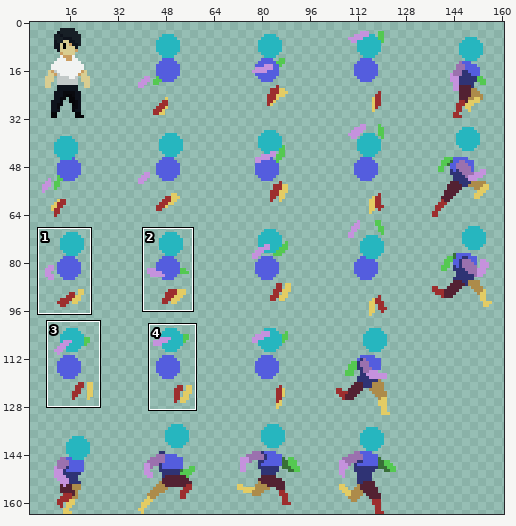
Sprite sheet: assets/Animations/Player_Atlas.png. The picture above shows the old version from afar; the outline marks the close-up.
Close-up. Before the edit:
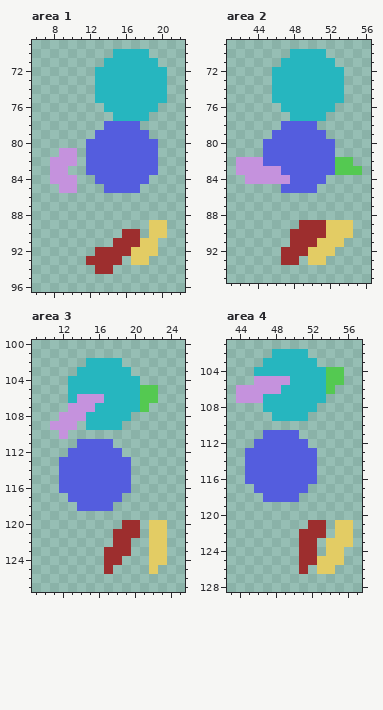
The file is 164x164 pixels. Pixels under 10% opacity are left out. Shown: area 1: x 6..22, y 69..96; area 2: x 41..56, y 69..95; area 3: x 9..25, y 100..127; area 4: x 43..57, y 101..128. The wide view leaves out empty margins. The commit also changed other parts of the picture, which this record leaves out.
The same view after the edit:
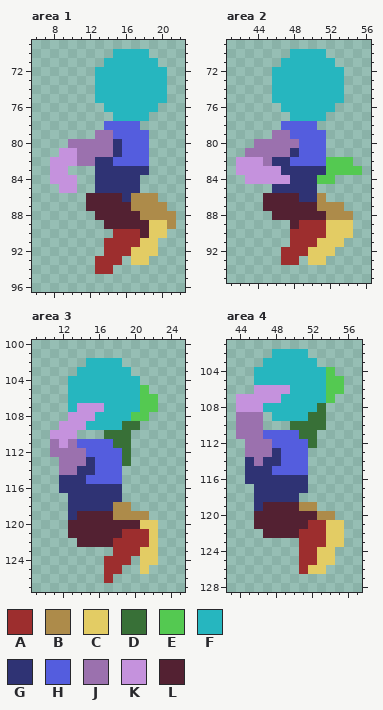
Palette (. is transparent): A #9d2e2e  B #ad8b4a  C #e3cc64  D #387037  E #54c951  F #26b6bf  G #2f3374  H #545dde  J #9b71ae  K #c592dd  L #532132
Diff:
Area 1:
y 79: x 13..14 HH -> JJ
y 80: x 10..15 ..HHHH -> JJJJJG; x 19 H -> .
y 81: x 11..15 .HHHH -> JJJJG; x 19 H -> .
y 82: x 11..14 .HHH -> JJGG; x 19 H -> .
y 83: x 12..19 HHHHHHHH -> .GGGGGG.
y 84: x 13..18 HHHHHH -> GGGGG.
y 85: x 13..17 .HHHH -> GGGGG
y 86: x 12..19 ........ -> LLLLGBBB
y 87: x 12..20 ......... -> LLLLLBBBB
y 88: x 13..21 ......... -> LLLLLBBBB
y 89: x 14..18 ..... -> LLLLL; x 21 . -> B
y 90: x 15 . -> A; x 18 . -> L
y 91: x 14 . -> A
y 92: x 13 A -> .
y 93: x 12 A -> .
Area 2:
y 79: x 46..47 HH -> JJ
y 80: x 44..48 .HHHH -> JJJJJ; x 52 H -> .
y 81: x 43..48 ..HHHH -> JJJJJG; x 52 H -> .
y 82: x 45..47 HHH -> JGG; x 52 H -> E
y 83: x 47..52 HHHHHH -> GGGGGE
y 84: x 48..52 HHHH. -> GGGEE
y 85: x 46..50 .HHHH -> GGGGG
y 86: x 45..51 ....... -> LLLLGGB
y 87: x 45..53 ......... -> LLLLLLBBB
y 88: x 46..54 ......... -> LLLLLLBBB
y 89: x 48 . -> L
Area 3:
y 105: x 22 E -> .
y 106: x 14..16 KKK -> FFF
y 107: x 13 K -> F; x 16 F -> K; x 22 . -> E
y 108: x 12 K -> .; x 15 F -> K; x 20..21 .. -> EE
y 109: x 11 K -> .; x 14 . -> K; x 19..20 .. -> DD
y 110: x 11 . -> K; x 13 . -> K; x 17..19 ... -> DDD
y 111: x 11..13 ... -> JKJ; x 18..19 .. -> DD
y 112: x 11..14 ..HH -> JJJJ; x 19 . -> D
y 113: x 12..15 HHHH -> JJJG; x 19 H -> D
y 114: x 12..15 HHHH -> JJGG; x 19 H -> .
y 115: x 12..14 HHH -> GGG; x 19 H -> .
y 116: x 12..19 HHHHHHHH -> GGGGGGG.
y 117: x 13..18 HHHHHH -> GGGGGG
y 118: x 13..19 .HHHH.. -> GGGGGBB
y 119: x 13..21 ......... -> GLLLLBBBB
y 120: x 13..21 ......AA. -> LLLLLLLLC; x 23 C -> .
y 121: x 13..18 .....A -> LLLLLL; x 21 . -> A; x 23 C -> .
y 122: x 14..17 .... -> LLLL; x 20..21 .. -> AA; x 23 C -> .
y 123: x 17 A -> .; x 20..21 .. -> AC; x 23 C -> .
y 124: x 19 . -> A; x 21 . -> C; x 23 C -> .
y 125: x 18 . -> A; x 21..22 .C -> C.
y 126: x 17 . -> A
Area 4:
y 104: x 55 E -> .
y 105: x 46..49 KKKK -> FFFF
y 106: x 44..45 KK -> ..; x 49 F -> K; x 55 . -> E
y 107: x 47..48 FF -> KK; x 54 . -> E
y 108: x 44..46 ... -> KKK; x 53 . -> D
y 109: x 44..46 ... -> JJJ; x 52..53 .. -> DD
y 110: x 44..46 ... -> JJJ; x 50..53 .... -> DDDD
y 111: x 44..46 ... -> JJJ; x 51..52 .. -> DD
y 112: x 45..47 .HH -> JJJ; x 52 . -> D
y 113: x 45..48 HHHH -> JJJG; x 52 H -> .
y 114: x 45..48 HHHH -> GJGG; x 52 H -> .
y 115: x 45..47 HHH -> GGG; x 52 H -> .
y 116: x 45..52 HHHHHHHH -> GGGGGGG.
y 117: x 46..51 HHHHHH -> GGGGGG
y 118: x 46..50 .HHHH -> GGGGG
y 119: x 46..52 ....... -> GLLLLBB
y 120: x 46..54 ......... -> LLLLLLLBB
y 121: x 46..51 ...... -> LLLLLL; x 54 . -> C; x 56 C -> .
y 122: x 47..50 .... -> LLLL; x 54 . -> C; x 56 C -> .
y 123: x 53 . -> A; x 56 C -> .
y 124: x 53 . -> C; x 55 C -> .
y 125: x 55 C -> .
y 126: x 52 . -> C; x 54 C -> .
Pixel boxes of the changes (left, top, right, bottom) in both close-ups:
changed: (68, 130, 176, 265)
changed: (245, 130, 353, 229)
changed: (50, 385, 167, 583)
changed: (236, 367, 353, 574)
